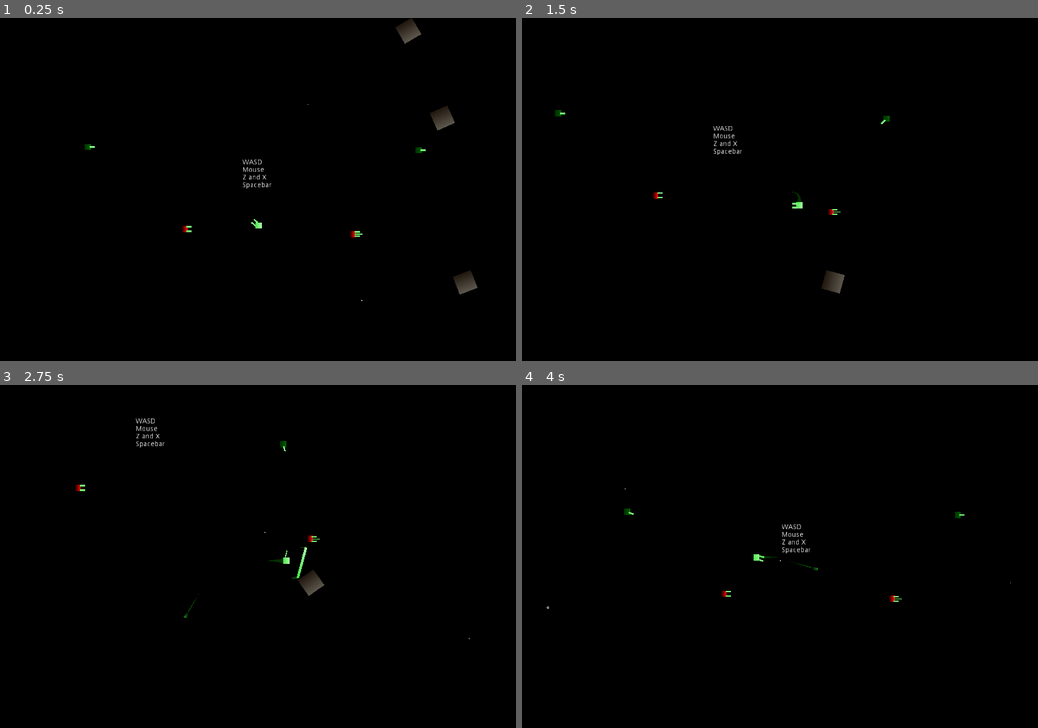
Above: before the commit, frames 1-4 (two rows, left to right).
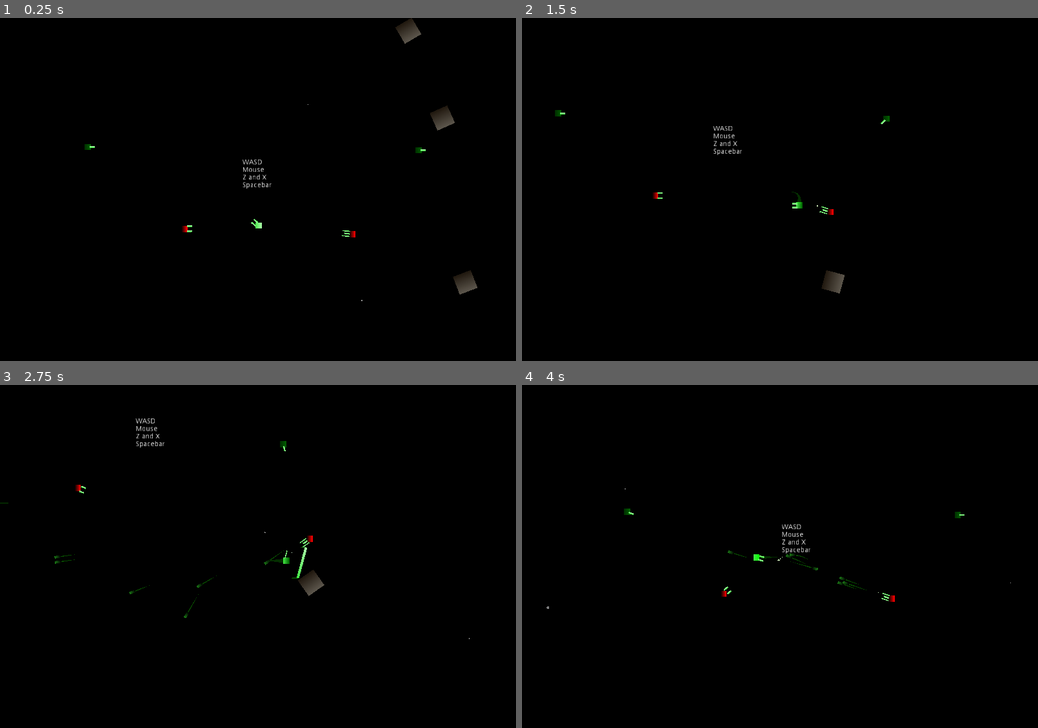
Above: after the commit, the same moments.

Repository: jrcamelo/Godot-SuperRogue
Game: Godot game, scene res://Test1.tscn
Two runs of this game, one before a commit and one after it. Both use one fixed random seed, a clock stepped at 60 frames per second and the inputs below. The engine's default icon, where the game draws it, is replaced by a stand-in: a white triangle on a blue panel in a dark square.
Inputs (mouse positions are in pixels of both pictures, inside the frame that each line leads up to):
- Up to frame 1 (0.25 s): no input
- Up to frame 2 (1.5 s): move the mouse to (893, 172) at 0.52 s; hold D (move_right) 0.53-1.28 s; tap R (r) at 0.6 s; tap V (v) at 0.8, 1.35 s; move the mouse to (676, 206) at 1.27 s; hold S (move_down) from 1.28 s (still down)
- Up to frame 3 (2.75 s): tap X (x) at 1.55, 2.1 s; move the mouse to (309, 481) at 2.02 s; release S (move_down) at 2.03 s; hold D (move_right) from 2.03 s (still down); tap Z (z) at 2.3 s
- Up to frame 4 (4 s): move the mouse to (754, 625) at 2.77 s; release D (move_right) at 2.78 s; hold W (move_up) 2.78-3.53 s; tap Z (z) at 2.85 s; tap R (r) at 3.05 s; move the mouse to (934, 607) at 3.52 s; press the mouse at (934, 607) at 3.53 s; hold A (move_left) from 3.53 s (still down); tap V (v) at 3.8 s

The runs differ from the first frame. In frame 1, less than 0.1% of the frame differs, in the area x 36-71%, y 60-64%; in frame 2, less than 0.1%; in frame 3, 0.1%; in frame 4, 0.1%, in the area x 39-74%, y 48-64%.

Commit message:
Modular enemy can shoot (only one of them)

Diff:
--- a/Project/AppearanceBasic.tscn
+++ b/Project/AppearanceBasic.tscn
@@ -28,14 +28,13 @@
 shape = SubResource( 3 )
 
 [node name="Slots" type="Node2D" parent="."]
-visible = false
 scale = Vector2( 0.871138, 0.994815 )
 
 [node name="Left" type="Node2D" parent="Slots"]
-position = Vector2( 7, -7 )
+position = Vector2( 8, -8 )
 
 [node name="Center" type="Node2D" parent="Slots"]
-position = Vector2( 8, 0 )
+position = Vector2( 9, 0 )
 
 [node name="Right" type="Node2D" parent="Slots"]
-position = Vector2( 7, 7 )
+position = Vector2( 8, 8 )
--- a/Project/BasicEnemyAI.gd
+++ b/Project/BasicEnemyAI.gd
@@ -4,17 +4,26 @@
 onready var character_detection := get_node("CharacterDetection") as Area2D
 onready var shooting_range := get_node("ShootingRange") as Area2D
 
+var collision_to_avoid # Vector2 but can be null
+var direction_to_avoid_collision := Vector2.ZERO
 export var whisker_dodge_duration := 0.25
 var whisker_dodging := 0.0
-var collision_to_avoid
-var direction_to_avoid_collision := Vector2.ZERO
 
+var target: Node2D = null
+var target_direction := Vector2.ZERO
 
 func process():
 	.process()
 
 	update_whiskers_closest_collision()
 	update_direction_to_avoid_collision()
+
+	if target:
+		update_target_direction()
+		aim_at_target()
+		shoot_all_weapons()
+
+
 	equipment.movement.move_towards_input(direction_to_avoid_collision, delta * (direction_to_avoid_collision.length() + 1))
 
 
@@ -22,7 +31,7 @@
 	if whisker_dodging > 0:
 		return
 
-	whiskers.rotation += delta *11 * PI
+	whiskers.rotation += delta * 11 * PI
 	collision_to_avoid = check_whiskers()
 
 func check_whiskers():
@@ -51,3 +60,28 @@
 		random_angle = deg2rad(-45)
 	direction_to_avoid_collision = -collision_to_avoid.normalized().rotated(random_angle)
 	whisker_dodging = whisker_dodge_duration
+
+func update_target_direction():
+	target_direction = (target.global_position - global_position).normalized()
+
+func aim_at_target():
+	equipment.weapons.look_at_direction(target_direction)
+
+func shoot_all_weapons():
+	equipment.weapons.shoot_all_weapons(target.global_position)
+
+func _on_CharacterDetection_body_entered(body):
+	if body.name == "Player":
+		on_target_found(body)
+
+func _on_CharacterDetection_body_exited(body):
+	if body == target:
+		on_target_lost(body)
+
+func on_target_found(body):
+	target = body
+	character_detection.scale = Vector2(1.75, 1.5)
+
+func on_target_lost(body):
+	target = null
+	character_detection.scale = Vector2(1.5, 1.0)
--- a/Project/BasicEnemyAI.tscn
+++ b/Project/BasicEnemyAI.tscn
@@ -15,7 +15,7 @@
 scale = Vector2( 1, 4 )
 enabled = true
 cast_to = Vector2( 150, 0 )
-collision_mask = 47
+collision_mask = 14
 
 [node name="RayCast2D2" type="RayCast2D" parent="Whiskers"]
 position = Vector2( 0, 24 )
@@ -23,7 +23,7 @@
 scale = Vector2( 1, 4 )
 enabled = true
 cast_to = Vector2( 150, 0 )
-collision_mask = 47
+collision_mask = 14
 
 [node name="RayCast2D3" type="RayCast2D" parent="Whiskers"]
 position = Vector2( -24, 0 )
@@ -31,7 +31,7 @@
 scale = Vector2( 1, 4 )
 enabled = true
 cast_to = Vector2( 150, 0 )
-collision_mask = 47
+collision_mask = 14
 
 [node name="RayCast2D4" type="RayCast2D" parent="Whiskers"]
 position = Vector2( 0, -24 )
@@ -39,7 +39,7 @@
 scale = Vector2( 1, 4 )
 enabled = true
 cast_to = Vector2( 150, 0 )
-collision_mask = 47
+collision_mask = 14
 
 [node name="RayCast2D5" type="RayCast2D" parent="Whiskers"]
 position = Vector2( 24, 24 )
@@ -47,7 +47,7 @@
 scale = Vector2( 1, 2 )
 enabled = true
 cast_to = Vector2( 150, 0 )
-collision_mask = 15
+collision_mask = 14
 
 [node name="RayCast2D6" type="RayCast2D" parent="Whiskers"]
 position = Vector2( -24, -24 )
@@ -55,7 +55,7 @@
 scale = Vector2( 1, 2 )
 enabled = true
 cast_to = Vector2( 150, 0 )
-collision_mask = 15
+collision_mask = 14
 
 [node name="RayCast2D7" type="RayCast2D" parent="Whiskers"]
 position = Vector2( 24, -24 )
@@ -63,7 +63,7 @@
 scale = Vector2( 1, 2 )
 enabled = true
 cast_to = Vector2( 150, 0 )
-collision_mask = 15
+collision_mask = 14
 
 [node name="RayCast2D8" type="RayCast2D" parent="Whiskers"]
 position = Vector2( -24, 24 )
@@ -71,7 +71,7 @@
 scale = Vector2( 1, 2 )
 enabled = true
 cast_to = Vector2( 150, 0 )
-collision_mask = 15
+collision_mask = 14
 
 [node name="CharacterDetection" type="Area2D" parent="."]
 collision_layer = 0
@@ -80,3 +80,5 @@
 [node name="Detection" type="CollisionShape2D" parent="CharacterDetection"]
 modulate = Color( 1, 1, 1, 0.196078 )
 shape = SubResource( 1 )
+[connection signal="body_entered" from="CharacterDetection" to="." method="_on_CharacterDetection_body_entered"]
+[connection signal="body_exited" from="CharacterDetection" to="." method="_on_CharacterDetection_body_exited"]
--- a/Project/EquipmentManager.gd
+++ b/Project/EquipmentManager.gd
@@ -11,6 +11,7 @@
 func _ready():
 	weapons = WeaponManager.new()
 	weapons.name = "Weapons"
+	weapons.root = root
 	add_child(weapons)
 
 	movement = MovementManager.new()
--- a/Project/Guns/MachineGun.gd
+++ b/Project/Guns/MachineGun.gd
@@ -7,7 +7,7 @@
 
 func create_bullet_instance():
 	var bullet = Bullet.instance()
-	bullet.SPEED = 1000
+	bullet.SPEED = 750
 	bullet.DAMAGE = 0.25
 	return bullet
 
--- a/Project/Meteor.tscn
+++ b/Project/Meteor.tscn
@@ -1,26 +1,27 @@
 [gd_scene load_steps=4 format=2]
 
-[sub_resource type="RectangleShape2D" id=3]
+[sub_resource type="RectangleShape2D" id=1]
 extents = Vector2( 29.5166, 30.0425 )
 
-[sub_resource type="Gradient" id=1]
+[sub_resource type="Gradient" id=2]
 colors = PoolColorArray( 0.136719, 0.105456, 0.0688934, 1, 0.359375, 0.335247, 0.297607, 1 )
 
-[sub_resource type="GradientTexture" id=2]
-gradient = SubResource( 1 )
+[sub_resource type="GradientTexture" id=3]
+gradient = SubResource( 2 )
 width = 12
 
 [node name="Meteor" type="RigidBody2D"]
+collision_layer = 9
 collision_mask = 15
 mass = 1000.0
 gravity_scale = 0.0
 
 [node name="CollisionShape2D" type="CollisionShape2D" parent="."]
-shape = SubResource( 3 )
+shape = SubResource( 1 )
 
 [node name="Node2D" type="Node2D" parent="."]
 scale = Vector2( 5, 5 )
 
 [node name="Sprite" type="Sprite" parent="Node2D"]
 scale = Vector2( 1, 12 )
-texture = SubResource( 2 )
+texture = SubResource( 3 )
--- a/Project/Test1.tscn
+++ b/Project/Test1.tscn
@@ -88,6 +88,6 @@
 
 [node name="Character2" parent="." instance=ExtResource( 6 )]
 position = Vector2( 296, 272 )
-weapon_paths = [ ExtResource( 9 ), ExtResource( 5 ), ExtResource( 9 ) ]
+weapon_paths = [ ExtResource( 5 ), ExtResource( 9 ), ExtResource( 5 ) ]
 
 [editable path="Emitter/Camera2D/StarBackground"]
--- a/Project/WeaponManager.gd
+++ b/Project/WeaponManager.gd
@@ -1,30 +1,42 @@
 class_name WeaponManager
 extends Node2D
 
+var root = null
 var slots: WeaponSlots = null
+var tween: Tween = null
 
 export var look_speed: float = 0.1
 
 func _ready():
-	if get_child_count() > 0:
-		slots = get_child(0) as WeaponSlots
+	if get_child_count() >= 2:
+		slots = get_node("Slots") as WeaponSlots
+		tween = get_node("Tween") as Tween
 	else:
 		create_slots()
+		create_tween()
 
 func create_slots():
 	slots = WeaponSlots.new()
 	slots.name = "Slots"
+	slots.root = root
 	add_child(slots)
 
+func create_tween():
+	tween = Tween.new()
+	tween.name = "Tween"
+	add_child(tween)
+
 func look_at_direction(direction: Vector2):
+	if tween.is_active():
+		return
 	var start = rotation
 	var angle_to_direction = Vector2(1, 0).rotated(start).angle_to(direction)
 	var end = start + angle_to_direction
-	$Tween.interpolate_property(self, 'rotation', start, end, look_speed, Tween.TRANS_QUAD, Tween.EASE_OUT)
-	$Tween.start()
+	tween.interpolate_property(self, 'rotation', start, end, look_speed, Tween.TRANS_QUAD, Tween.EASE_OUT)
+	tween.start()
 
 func shoot_all_weapons(target: Vector2):
 	if slots == null:
 		return
 	for slot in slots.enabled_slots():
-		(slot as WeaponSlot).Weapon.shoot(target)
+		(slot as WeaponSlot).weapon.shoot(target)
--- a/Project/WeaponSlot.gd
+++ b/Project/WeaponSlot.gd
@@ -1,26 +1,29 @@
 class_name WeaponSlot
 extends Node2D
 
+var root = null
 export var enabled = false
-var Weapon: Gun = null
+var weapon: Gun = null
 
 func _ready():
 	if get_child_count() > 0:
 		if get_child(0) is Gun:
-			Weapon = get_child(0)
-	if Weapon != null:
+			weapon = get_child(0)
+	if weapon != null:
 		enabled = true
-		Weapon.parent = get_parent().get_parent().get_parent().get_parent()
+		weapon.parent = get_parent().get_parent().get_parent().get_parent()
 
 func add_weapon(new_weapon: Gun):
-	if Weapon != null:
+	if weapon != null:
 		remove_weapon()
-	Weapon = new_weapon
-	Weapon.parent = get_parent().get_parent().get_parent().get_parent()
+	weapon = new_weapon
+	weapon.parent = root
 	add_child(new_weapon)
 	enabled = true
+	# TODO: Remove
+	weapon.parent = root
 
 func remove_weapon():
-	if Weapon != null:
-		Weapon.queue_free()
+	if weapon != null:
+		weapon.queue_free()
 		enabled = false
--- a/Project/WeaponSlots.gd
+++ b/Project/WeaponSlots.gd
@@ -1,6 +1,7 @@
 class_name WeaponSlots
 extends Node2D
 
+var root = null
 export var slots_dict: Dictionary = {}
 
 func _ready():
@@ -35,6 +36,7 @@
 		var new_slot = WeaponSlot.new()
 		new_slot.position = node.position
 		new_slot.name = node.name
+		new_slot.root = root
 		add_child(new_slot)
 	save_slots_on_dict()
 	print(slots_dict)
